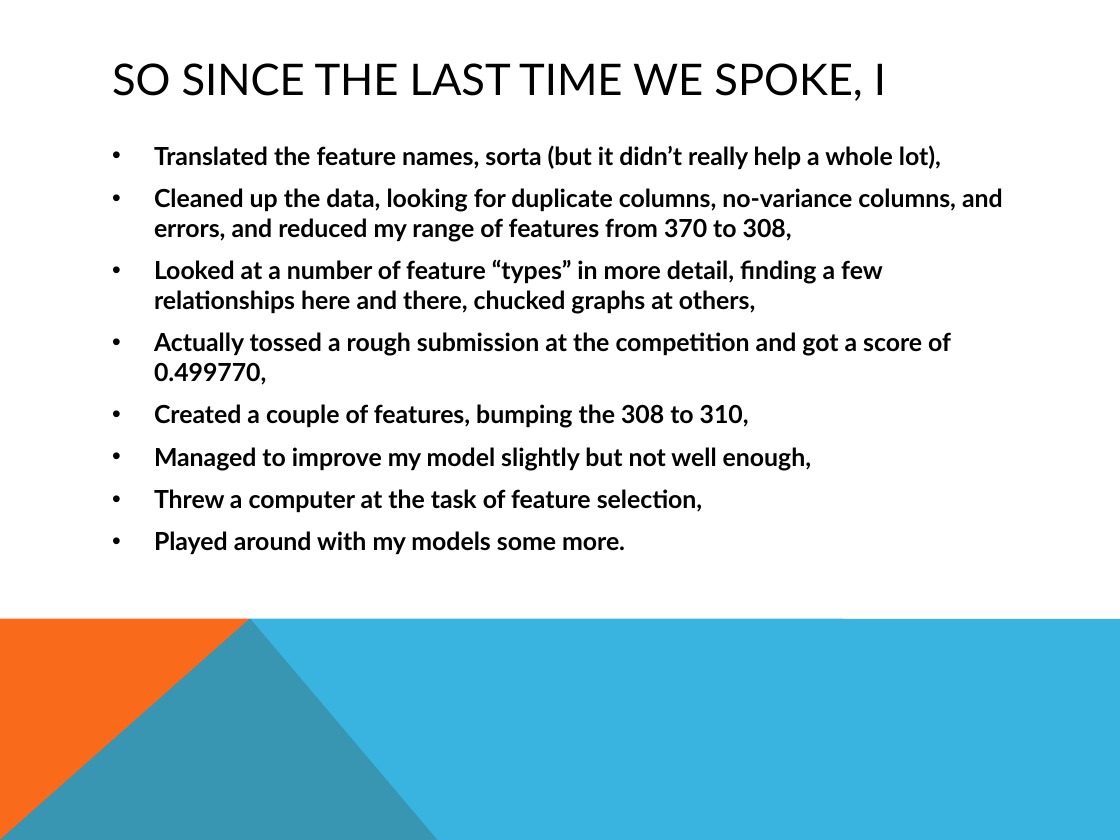
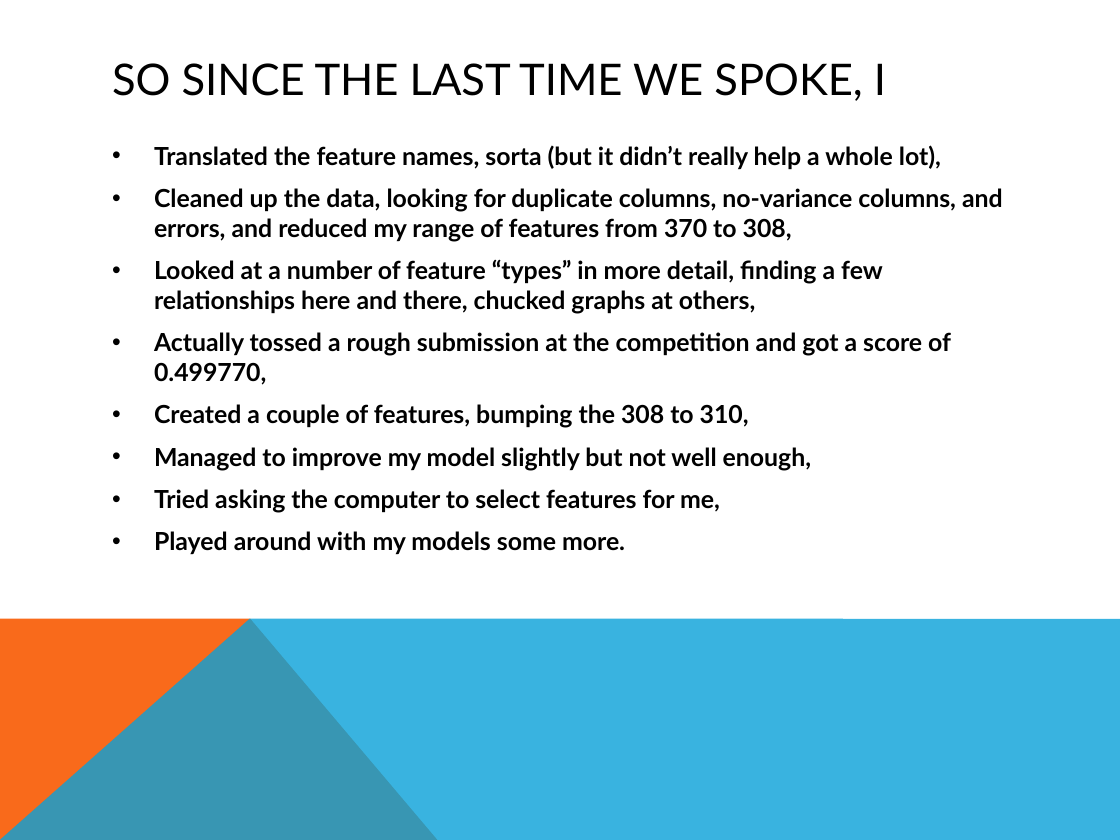
Before and after one commit to sketchychen/kaggle_santander, a slide deck: slide 3 of santander_comp_final.pptx. Drawn at 1120x840 pixels with LibreOffice and Linux fonts; fonts in the diff are those of the drawing. Boxes give left, top, right and bottom in pixels: in the first picture for what was removed or moved away, otherwise in the second. Text is boxed around its words. In the diff, an @@ line names an element or a change of style, - is before the commit and + after.

```diff
--- a/santander_comp_final.pptx
+++ b/santander_comp_final.pptx
@@ text at (x1=154, y1=489, x2=720, y2=513): text changed @@
-• Threw a computer at the task of feature selection,
+• Tried asking the computer to select features for me,
```
Also in this commit, not shown: 1 other slide changed.
